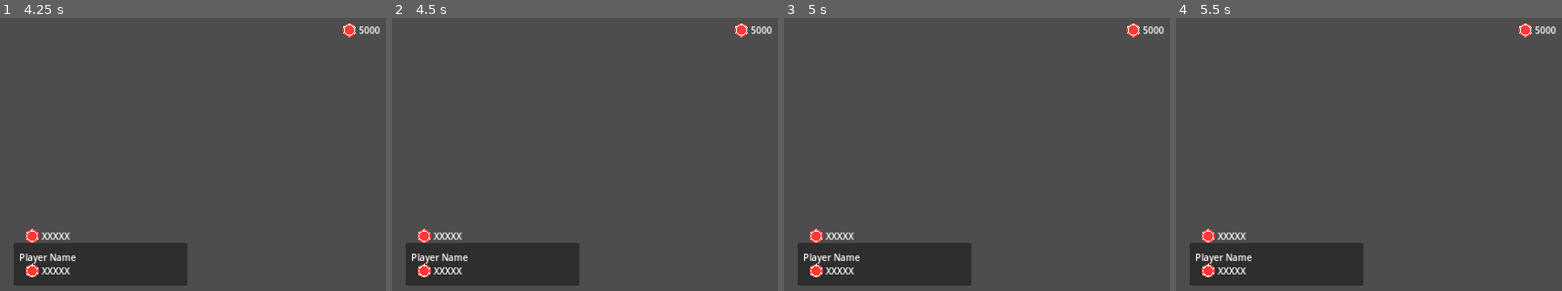
Above: before the commit, frames 1-4 (left to right).
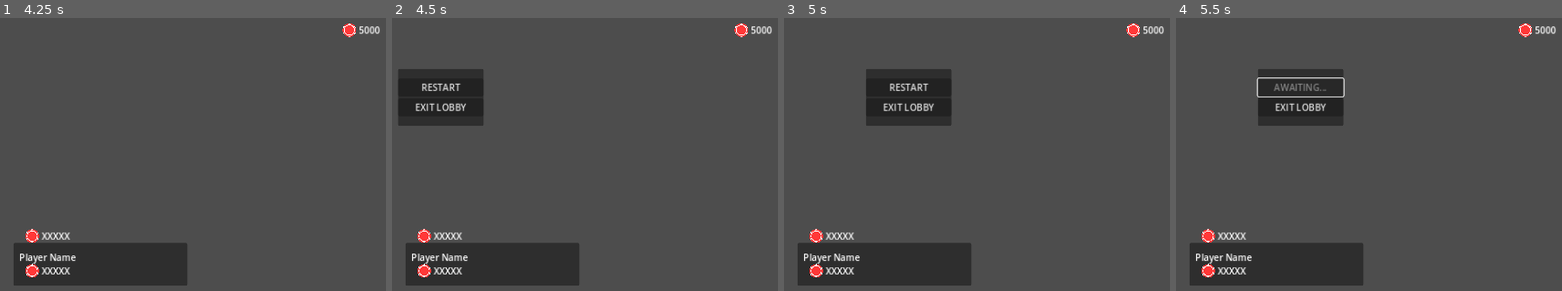
Above: after the commit, the same moments.

Repository: rwilson02/Poker-Party
Game: Godot game, scene res://scenes/Gameplay.tscn
Two runs of this game, one before a commit and one after it. Both use one fixed random seed, a clock stepped at 60 frames per second and the inputs below. This scene is started directly instead of the project's main scene.
Inputs (mouse positions are in pixels of both pictures, inside the frame that each line leads up to):
- Up to frame 1 (4.25 s): tap Enter at 0.5, 2, 3.5 s; tap Space at 1.25, 2.75 s; tap Escape at 4.15 s
- Up to frame 2 (4.5 s): tap Space at 4.25 s
- Up to frame 3 (5 s): no input
- Up to frame 4 (5.5 s): click (1299, 86) at 5 s, where only the run after the commit has a clickable "RESTART"

Frame 1 is identical in both runs. In frame 2, 4.4% of the frame differs, in the area x 1-24%, y 18-40%; in frame 3, 4.4%, in the area x 21-44%, y 18-40%; in frame 4, 4.2%.

Commit message:
ability to pause and exit/restart + timing between gameplay steps

Diff:
--- a/scenes/Gameplay.tscn
+++ b/scenes/Gameplay.tscn
@@ -82,6 +82,28 @@
 offset_right = 70.0
 offset_bottom = 70.0
 
+[node name="ShowdownPanel" type="Panel" parent="Display"]
+anchors_preset = 6
+anchor_left = 1.0
+anchor_top = 0.5
+anchor_right = 1.0
+anchor_bottom = 0.5
+offset_left = 120.0
+offset_top = -200.0
+offset_right = 370.0
+offset_bottom = 200.0
+grow_horizontal = 0
+grow_vertical = 2
+
+[node name="RichTextLabel" type="RichTextLabel" parent="Display/ShowdownPanel"]
+layout_mode = 1
+anchors_preset = 15
+anchor_right = 1.0
+anchor_bottom = 1.0
+grow_horizontal = 2
+grow_vertical = 2
+bbcode_enabled = true
+
 [node name="Betting" type="Node" parent="."]
 script = ExtResource("3_xwsyi")
 
@@ -193,3 +215,33 @@
 layout_mode = 2
 tooltip_text = "Exit this lobby."
 text = "EXIT LOBBY"
+
+[node name="Pause" type="Panel" parent="Menus"]
+anchors_preset = 4
+anchor_top = 0.5
+anchor_bottom = 0.5
+offset_left = -250.0
+offset_top = -50.0
+offset_right = -100.0
+offset_bottom = 50.0
+grow_vertical = 2
+
+[node name="VBoxContainer" type="VBoxContainer" parent="Menus/Pause"]
+layout_mode = 1
+anchors_preset = 15
+anchor_right = 1.0
+anchor_bottom = 1.0
+grow_horizontal = 2
+grow_vertical = 2
+alignment = 1
+
+[node name="Restart" type="Button" parent="Menus/Pause/VBoxContainer"]
+visible = false
+layout_mode = 2
+text = "RESTART"
+
+[node name="Exit" type="Button" parent="Menus/Pause/VBoxContainer"]
+layout_mode = 2
+text = "EXIT LOBBY"
+
+[node name="Timer" type="Timer" parent="."]
--- a/scripts/gameplay/gameplay_main.gd
+++ b/scripts/gameplay/gameplay_main.gd
@@ -6,16 +6,19 @@
 @onready var DISPLAY = $Display
 @onready var BETTING = $Betting
 @onready var MENU = $Menus
+@onready var TIMER = $Timer
 
 var player_responses = 0
 var round_start_index = -1
+var restart_requested = false
 var deck: Array
 
 func _ready():
 	rpc_id(1, "player_ready")
 
 	Netgame.server_disconnected.connect(MENU.okay_get_out)
-	MENU.do_it_again.connect(start_game)
+	MENU.do_it_again.connect(start_game.bind(false))
+	MENU.request_restart.connect(func(): restart_requested = true)
 
 @rpc("any_peer", "call_local", "reliable")
 func player_ready():
@@ -23,10 +26,24 @@
 	player_responses += 1
 	if player_responses == Netgame.players.keys().size():
 		player_responses = 0
-		start_game()
-
-func start_game():
-	MENU.hide_end_screen.rpc()
+		start_game(true)
+
+func start_game(restart):
+	if restart:
+		MENU.hide_end_screen.rpc()
+		Rules.reset()
+
+		MENU.get_node("Pause/VBoxContainer/Restart").text = "RESTART"
+		MENU.get_node("Pause/VBoxContainer/Restart").disabled = false
+
+	Netgame.game_state = {
+		"pot": 0,
+		"comm_cards": [],
+		"active_players": [],
+		"folded_players": [],
+		"losers": []
+	}
+
 	for id in Netgame.players:
 		Netgame.game_state["active_players"].append(id)
 		Netgame.players[id].chips = Rules.RULES["INITIAL_CHIPS"]
@@ -34,44 +51,57 @@
 
 	while Netgame.game_state["active_players"].size() > 1 and round_start_index < Rules.RULES["GAMEPLAY_ROUNDS"]:
 		await gameplay_loop()
-
-	MENU.show_end_screen.rpc()
+		if restart_requested: break
+
+	if not restart_requested:
+		MENU.show_end_screen.rpc()
+	else:
+		start_game(true)
 
 func gameplay_loop():
 	initial_round_tasks()
 	Netgame.sync_data.rpc(Netgame.players, Rules.RULES, Netgame.game_state)
 	deal_cards()
 	Netgame.sync_data.rpc(Netgame.players, Rules.RULES, Netgame.game_state)
+	TIMER.start(1)
+	await TIMER.timeout
 
 	# First betting round has to happen no matter what
 	await BETTING.do_betting_round(round_start_index)
 	# Other betting rounds may be able to be skipped
 	# (Live players = Players who are active (haven't lost) and haven't folded)
-	if Netgame.get_live_players() > 1:
+	if Netgame.get_live_players() > 1 and not restart_requested:
 		while Netgame.game_state["comm_cards"].size() < Rules.RULES["COMM_CARDS"]:
 			Netgame.game_state["comm_cards"].append(deck.pop_back())
 			Netgame.sync_data.rpc(Netgame.players, Rules.RULES, Netgame.game_state)
+			TIMER.start(1)
+			await TIMER.timeout
 			# Another betting round
 			await BETTING.do_betting_round(round_start_index)
 			# Don't do more if there's one live player
-			if Netgame.get_live_players() == 1: break
-
-	var winners = get_winners()
-	if winners.size() > 1:
-		display_showdown()
-	credit_winners(winners)
-	Netgame.sync_data.rpc(Netgame.players, Rules.RULES, Netgame.game_state)
-
-	# Anyone with no chips by now has lost the game
-	# Also remove player cards because we're going to the next round
-	for id in Netgame.game_state.active_players:
-		Netgame.players[id]["cards"].clear()
-		if Netgame.players[id]["chips"] <= 0:
-			Netgame.game_state["losers"].append(id)
-	clear_losers()
-
-	await do_rule_change()
-
+			if Netgame.get_live_players() == 1 or restart_requested: break
+
+	if not restart_requested:
+		var winners = get_winners()
+		if winners.size() > 1:
+			DISPLAY.display_showdown.rpc(winners)
+			TIMER.start(3 + winners.size())
+			await TIMER.timeout
+		credit_winners(winners)
+		Netgame.sync_data.rpc(Netgame.players, Rules.RULES, Netgame.game_state)
+
+		# Anyone with no chips by now has lost the game
+		# Also remove player cards because we're going to the next round
+		for id in Netgame.game_state.active_players:
+			Netgame.players[id]["cards"].clear()
+			if Netgame.players[id]["chips"] <= 0:
+				Netgame.game_state["losers"].append(id)
+		clear_losers()
+
+		await do_rule_change()
+
+	TIMER.start(1)
+	await TIMER.timeout
 	Netgame.sync_data.rpc(Netgame.players, Rules.RULES, Netgame.game_state)
 	next_round.emit()
 
@@ -104,6 +134,7 @@
 			winners.append([id, \
 			Hand.get_best_hand(Netgame.players[id].cards + Netgame.game_state.comm_cards)])
 	winners.sort_custom(func(a,b): return Hand.sort(a[1], b[1]))
+	winners = winners.map(func(c): return [c[0], c[1].cards])
 
 	return winners
 
@@ -130,9 +161,6 @@
 		Netgame.players[winners[0][0]] += Netgame.game_state.pot
 
 	Netgame.game_state.pot = 0
-
-func display_showdown():
-	pass
 
 func get_players_by_chips() -> Array:
 	var players = []
--- a/scripts/lobby.gd
+++ b/scripts/lobby.gd
@@ -124,10 +124,10 @@
 
 func timeout():
 	if not Netgame.players.has(1):
-			player_display.clear()
-			multiplayer.multiplayer_peer = null
-			player_display.push_color(Color.DARK_GRAY)
-			player_display.append_text("Nobody's hosting at this address right now.")
-			lobby_controls.visible = true
-			start_controls.visible = false
-			name_input.editable = true
+		player_display.clear()
+		multiplayer.multiplayer_peer = null
+		player_display.push_color(Color.DARK_GRAY)
+		player_display.append_text("Nobody's hosting at this address right now.")
+		lobby_controls.visible = true
+		start_controls.visible = false
+		name_input.editable = true
--- a/scripts/ui/menu_manager.gd
+++ b/scripts/ui/menu_manager.gd
@@ -4,10 +4,15 @@
 signal get_out
 signal okay_continue
 signal do_it_again
+signal request_restart
 
 @onready var shade = $Shade
 @onready var rule_changer = $RuleChange
 @onready var end_screen = $End
+@onready var pause = $Pause
+
+var paused = false
+var pause_tween
 
 func _ready():
 	rule_changer.option_selected.connect(hide_rule_changer)
@@ -17,9 +22,22 @@
 		Netgame.player_disconnected.connect(begone_thot)
 		end_screen.get_node("HBoxContainer/RestartButton").visible = true
 		end_screen.get_node("HBoxContainer/RestartButton").pressed.connect(func(): do_it_again.emit())
+		var pause_restart: Button = pause.get_node("VBoxContainer/Restart")
+		pause_restart.visible = true
+		pause_restart.pressed.connect(
+			func():
+				request_restart.emit()
+				pause_restart.text = "AWAITING..."
+				pause_restart.disabled = true
+		)
 
 	end_screen.get_node("HBoxContainer/ExitButton").pressed.connect(okay_get_out)
+	pause.get_node("VBoxContainer/Exit").pressed.connect(okay_get_out)
 
+func _input(event):
+	if event is InputEventKey:
+		if event.key_label == KEY_ESCAPE and event.is_pressed():
+			toggle_pause()
 
 func toggle_shadow():
 	var tween = create_tween()
@@ -90,6 +108,15 @@
 		toggle_shadow()
 		await animation_complete
 
+func toggle_pause():
+	if pause_tween == null:
+		var dir = Vector2.RIGHT if not paused else Vector2.LEFT
+		pause_tween = create_tween()
+		pause_tween.tween_property(pause, "position", pause.position + (400 * dir), 0.5).set_ease(Tween.EASE_OUT)
+		await pause_tween.finished
+		paused = not paused
+		pause_tween = null
+
 func okay_get_out():
 	if multiplayer:
 		multiplayer.multiplayer_peer = null
